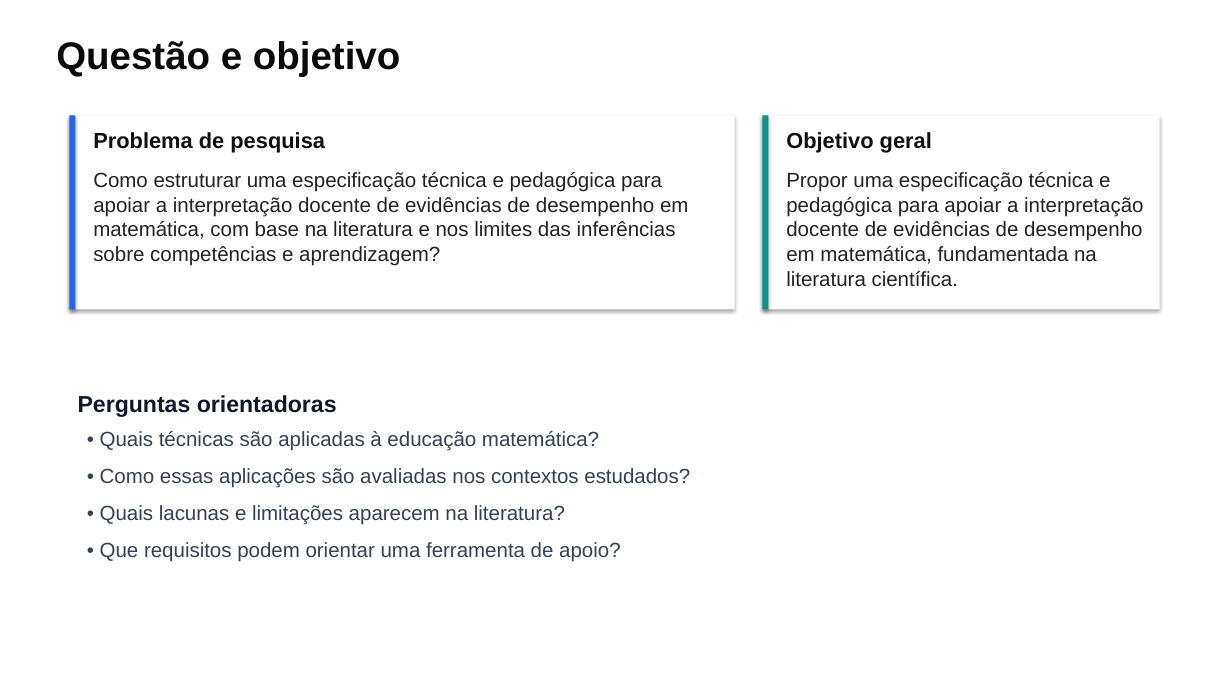
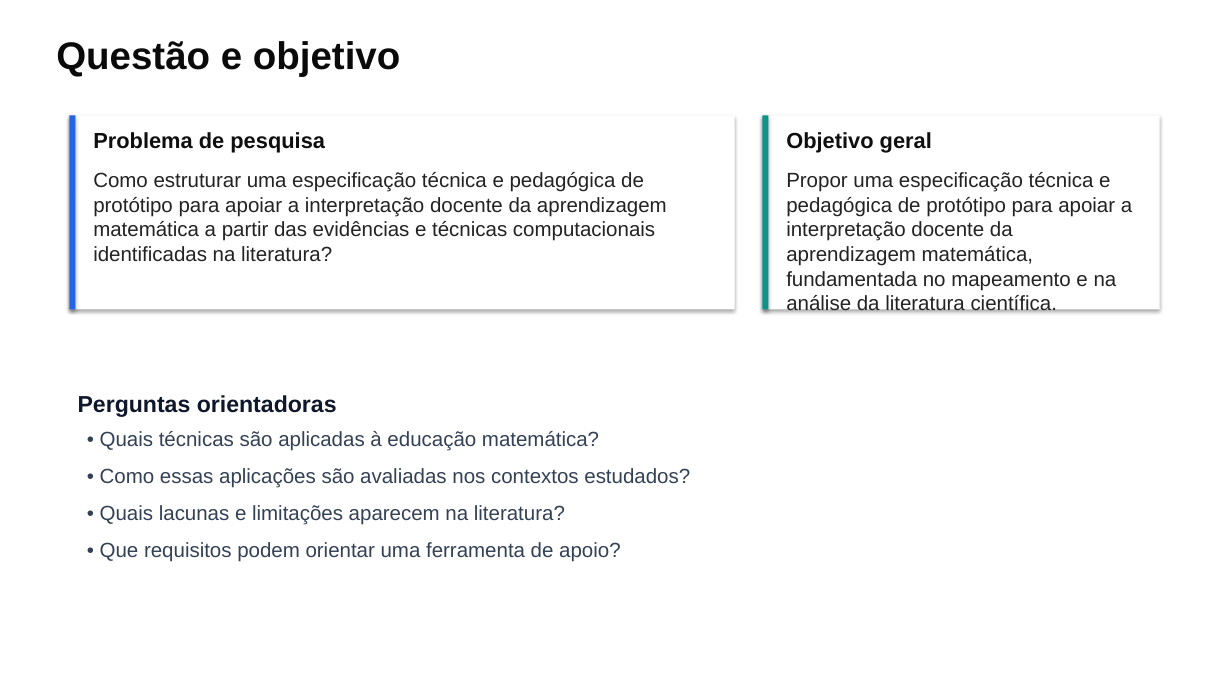
Before and after one commit to thalesfb/ccw, a slide deck: slide 3 of results/tcc/presentation/ensino_personalizado_de_matematica_tcc.pptx. Drawn at 1232x693 pixels with LibreOffice and Linux fonts; fonts in the diff are those of the drawing. Boxes give left, top, right and bottom in pixels: in the first picture for what was removed or moved away, otherwise in the second. Text is boxed around its words. In the diff, an @@ line names an element or a change of style, - is before the commit and + after.

Commit message:
:books: docs(tcc): clarify learning interpretation scope
Align the question, objective, abstracts and presentations with the approved documentary purpose.

Retain inference limits and exclude unperformed educational validation.

Refresh the canonical PDF and parallel editable PPTX without changing study data.

Refs #24

```diff
--- a/results/tcc/presentation/ensino_personalizado_de_matematica_tcc.pptx
+++ b/results/tcc/presentation/ensino_personalizado_de_matematica_tcc.pptx
@@ text at box(93, 172, 667, 261): text changed @@
-Como estruturar uma especificação técnica e pedagógica para apoiar a interpretação docente de evidências de desempenho em matemática, com base na literatura e nos limites das inferências sobre competências e aprendizagem?
+Como estruturar uma especificação técnica e pedagógica de protótipo para apoiar a interpretação docente da aprendizagem matemática a partir das evidências e técnicas computacionais identificadas na literatura?
@@ text at box(786, 172, 1132, 311): text changed @@
-Propor uma especificação técnica e pedagógica para apoiar a interpretação docente de evidências de desempenho em matemática, fundamentada na literatura científica.
+Propor uma especificação técnica e pedagógica de protótipo para apoiar a interpretação docente da aprendizagem matemática, fundamentada no mapeamento e na análise da literatura científica.
```
Also in this commit, not shown: 7 other files.
